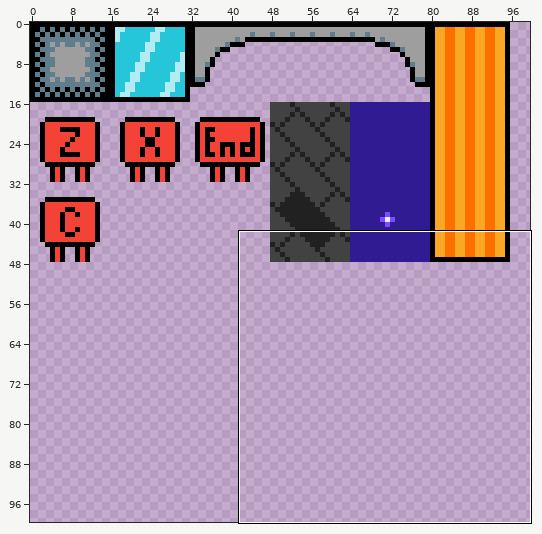
Sprite sheet, stored at assets/phtiles16.png. The picture above shows the old version from afar; the outline marks the close-up.
Close-up. Before:
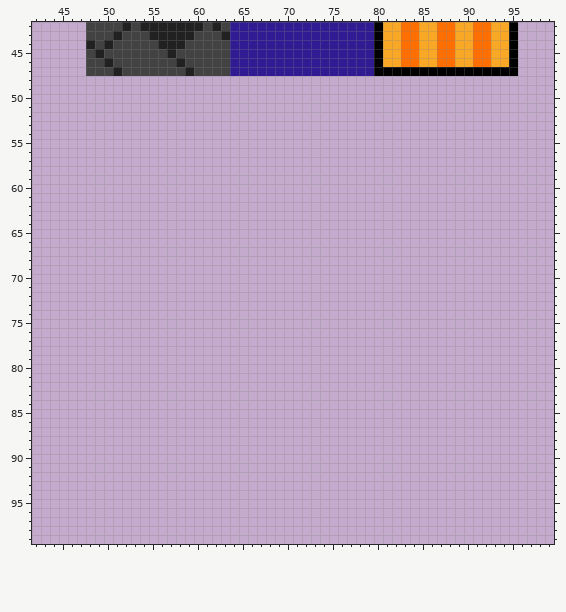
The file is 100x100 pixels. Shown: x 42..99, y 42..99.
After the commit:
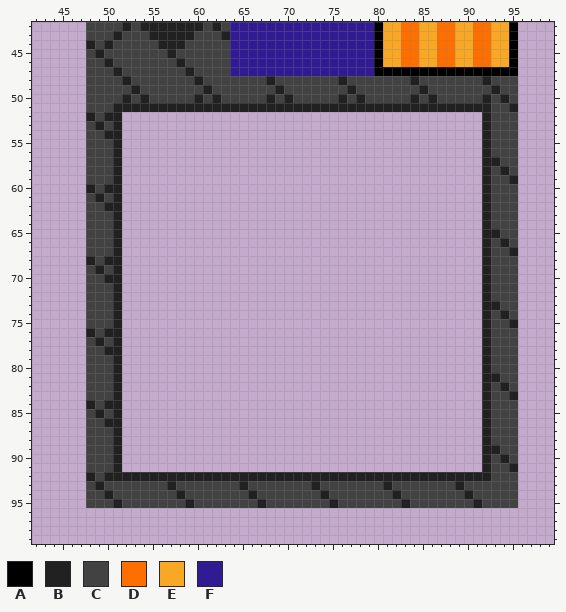
Palette (. is transparent): A #000000  B #212121  C #424242  D #ff6f00  E #f9a825  F #311b92
The exact change:
Changed rows in their new state; - is an unchanged pixel.
first column x 48:
 48 CCCCBCCCCCCCBCCCCCCCBCCCCCCCBCCCCCCCBCCCCCCCBCCC
 49 CCCCCBCCCCCCCBCCCCCCCBCCCCCCCBCCCCCCCBCCCCCCCBCC
 50 CCCCBCBCCCCCBCBCCCCCBCBCCCCCBCBCCCCCBCBCCCCCBCBC
 51 CCCBBBBBBBBBBBBBBBBBBBBBBBBBBBBBBBBBBBBBBBBBBCCB
 52 BCBB----------------------------------------BCCC
 53 CBCB----------------------------------------BCCC
 54 CCBB----------------------------------------BCCC
 55 CCCB----------------------------------------BCCC
 56 CCCB----------------------------------------BCCC
 57 CCCB----------------------------------------BBCC
 58 CCCB----------------------------------------BCBC
 59 CCCB----------------------------------------BCCB
 60 BCBB----------------------------------------BCCC
 61 CBCB----------------------------------------BCCC
 62 CCBB----------------------------------------BCCC
 63 CCCB----------------------------------------BCCC
 64 CCCB----------------------------------------BCCC
 65 CCCB----------------------------------------BBCC
 66 CCCB----------------------------------------BCBC
 67 CCCB----------------------------------------BCCB
 68 BCBB----------------------------------------BCCC
 69 CBCB----------------------------------------BCCC
 70 CCBB----------------------------------------BCCC
 71 CCCB----------------------------------------BCCC
 72 CCCB----------------------------------------BCCC
 73 CCCB----------------------------------------BBCC
 74 CCCB----------------------------------------BCBC
 75 CCCB----------------------------------------BCCB
 76 BCBB----------------------------------------BCCC
 77 CBCB----------------------------------------BCCC
 78 CCBB----------------------------------------BCCC
 79 CCCB----------------------------------------BCCC
 80 CCCB----------------------------------------BCCC
 81 CCCB----------------------------------------BBCC
 82 CCCB----------------------------------------BCBC
 83 CCCB----------------------------------------BCCB
 84 BCBB----------------------------------------BCCC
 85 CBCB----------------------------------------BCCC
 86 CCBB----------------------------------------BCCC
 87 CCCB----------------------------------------BCCC
 88 CCCB----------------------------------------BCCC
 89 CCCB----------------------------------------BBCC
 90 CCCB----------------------------------------BCBC
 91 CCCB----------------------------------------BCCB
 92 BCBBBBBBBBBBBBBBBBBBBBBBBBBBBBBBBBBBBBBBBBBBBCCC
 93 CBCCCCCCCBCCCCCCCBCCCCCCCBCCCCCCCBCCCCCCCBCCCCCC
 94 CCBCCCCCCCBCCCCCCCBCCCCCCCBCCCCCCCBCCCCCCCBCCCCC
 95 CCCBCCCCCCCBCCCCCCCBCCCCCCCBCCCCCCCBCCCCCCCBCCCC
